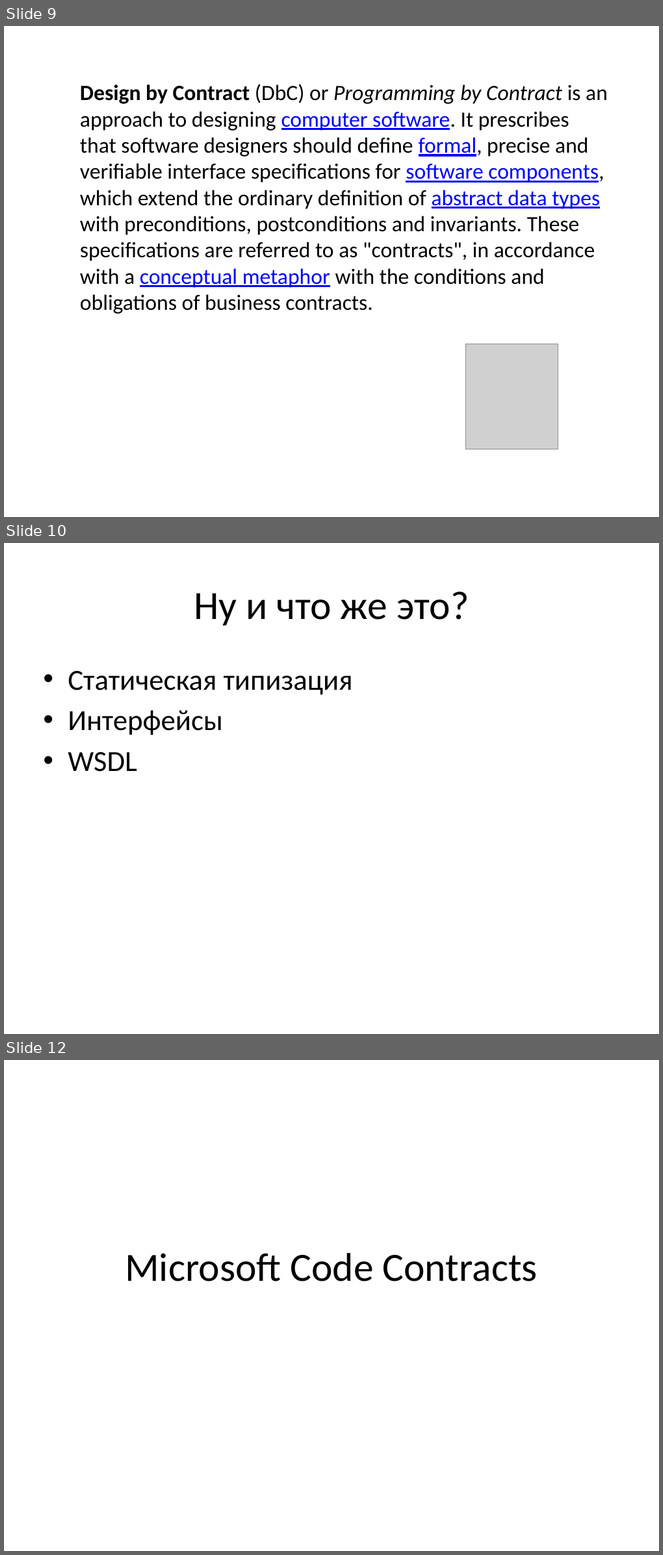
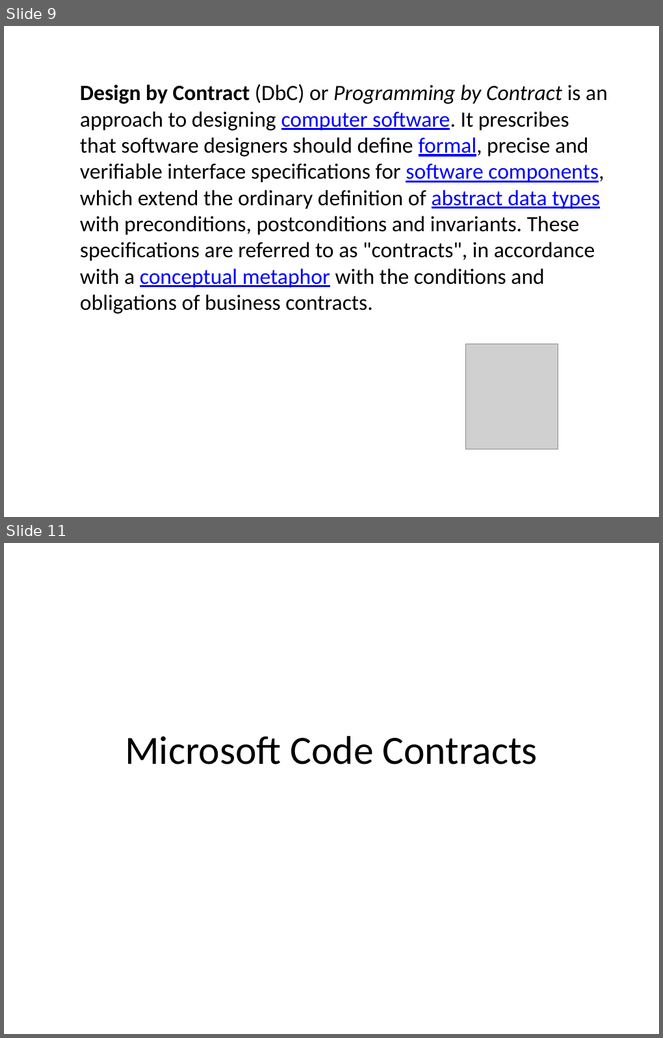
Before and after one commit to chaliy/my_talks, a slide deck: CodeContracts/Code Contracts.pptx. Shown one above the other, each under a label of ours: slides 9, 10 and 12 before the commit, slides 9 and 11 after it; the slides between them are not shown. The pictures are 663x1555 and 663x1038 pixels, drawn with LibreOffice and Linux fonts; fonts in the diff are those of the drawing; grey boxes stand for pictures. Boxes give left, top, right and bottom in pixels: in the first picture for what was removed or moved away, otherwise in the second. Text is boxed around its words. In the diff, an @@ line names an element or a change of style, - is before the commit and + after.

```diff
--- a/CodeContracts/Code Contracts.pptx
+++ b/CodeContracts/Code Contracts.pptx
@@ slide 10 removed at (4,543,659,1034), background #FFFFFF @@
@@ title removed at (194,592,469,626) @@
-Ну и что же это?
@@ text removed at (68,671,353,772) @@
-• Статическая типизация
-• Интерфейсы
-• WSDL
@@ what was slide 12 is now slide 11 @@
```
Also in this commit, not shown: 1 slide changed, 3 other files.
